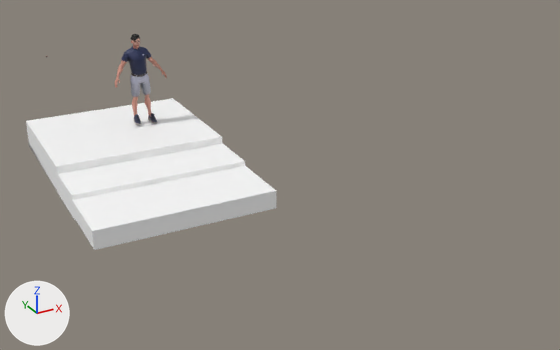
Renders of the FBX model ankle/inversion.fbx from each side of a commit.
Rendered twice from a 50 mm lens placed at (-9.79, -11.0, 6.42), pointed at (-2.8, 1.71, 0.07). The lights are fixed; the arrows at lower left show +X, +Y and +Z. Where no turn or scale is listed for an object, it has been applied to the vertices.

Objects in the first picture: 'New_Game_Object__1_', 'New_Game_Object__2_', 'New_Game_Object__3_', 'Wolf3D_Body', 'Wolf3D_Hair', 'Wolf3D_Head', 'Wolf3D_Outfit_Bottom', 'Wolf3D_Outfit_Footwear', 'Wolf3D_Outfit_Top'.
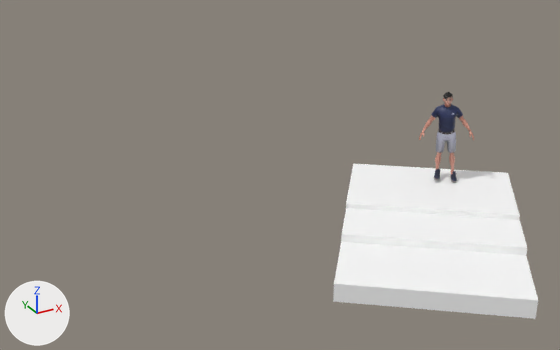
What changed in the scene script:
```text
Change me_scene_010:
    remove me_scene_010.from_pydata(...)  # 25 vertices, 18 faces; spans x -1.93..1.93, y -0.82..0.82, z -0.28..0.28
    add me_scene_010.from_pydata(...)  # 25 vertices, 18 faces; spans x -159.63..159.63, y -23.0..23.0, z -66.86..66.86
    me_scene_010 part 1: 25 of 25 vertices moved; they spanned x -1.93..1.93, y -0.82..0.82, z -0.28..0.28 and now span x -159.63..159.63, y -23.0..23.0, z -66.86..66.86; mean shift (3.65, -15.55, 8.21); largest move (1.9, -0.82, 0.28) -> (159.63, 23.0, 66.86)
Change ob_wolf3d_outfit_top:
    ob_wolf3d_outfit_top.scale: (1.2, 1.2, 1.2) -> (1.0, 1.0, 1.0)
    ob_wolf3d_outfit_top.location: (-4.07, 6.24, -0.01) -> (0.08, 0.01, 0.03)
    ob_wolf3d_outfit_top.rotation_euler: (0.0442, -0.0474, -0.00869) -> (0.0442, -0.0474, -0.647)  # degrees (2.5, -2.7, -0.5) -> degrees (2.5, -2.7, -37)
Change ob_new_game_object__1:
    ob_new_game_object__1.parent: ob_inversion_2 -> ob_inversion3
    ob_new_game_object__1.location: (-401.0, -30.0, -503.1) -> (-23.5, -29.0, 39.1)
    ob_new_game_object__1.scale: (1.0, 1.0, 1.36) -> (1.0, 1.08, 1.0)
Change ob_wolf3d_outfit_footwear:
    ob_wolf3d_outfit_footwear.scale: (1.2, 1.2, 1.2) -> (1.0, 1.0, 1.0)
    ob_wolf3d_outfit_footwear.location: (-4.07, 6.24, 0.01) -> (0.08, 0.01, 0.05)
    ob_wolf3d_outfit_footwear.rotation_euler: (0.0443, 0.0859, -0.00279) -> (0.0443, 0.0859, -0.641)  # degrees (2.5, 4.9, -0.2) -> degrees (2.5, 4.9, -37)
Change ob_new_game_object__3:
    ob_new_game_object__3: bpy.data.objects.new('New_Game_Object__3_', me_scene_011) -> bpy.data.objects.new('New_Game_Object__3_', me_scene_010)
    ob_new_game_object__3.parent: ob_inversion_2 -> ob_inversion3
    ob_new_game_object__3.location: (-400.1, -41.2, -207.0) -> (-22.64, -33.0, 177.9)
    ob_new_game_object__3.scale: (1.0, 0.724, 0.978) -> (1.0, 1.09, 1.0)
Change ob_wolf3d_outfit_bottom:
    ob_wolf3d_outfit_bottom.scale: (1.2, 1.2, 1.2) -> (1.0, 1.0, 1.0)
    ob_wolf3d_outfit_bottom.location: (-4.07, 6.24, -0.01) -> (0.08, 0.01, 0.03)
    ob_wolf3d_outfit_bottom.rotation_euler: (0.0442, -0.0474, -0.00869) -> (0.0442, -0.0474, -0.647)  # degrees (2.5, -2.7, -0.5) -> degrees (2.5, -2.7, -37)
Remove ob_new_game_object__2:
    ob_new_game_object__2 = bpy.data.objects.new('New_Game_Object__2_', me_scene_010)
Change ob_wolf3d_hair:
    ob_wolf3d_hair.scale: (1.2, 1.2, 1.2) -> (1.0, 1.0, 1.0)
    ob_wolf3d_hair.location: (-4.07, 6.24, -0.01) -> (0.08, 0.01, 0.03)
    ob_wolf3d_hair.rotation_euler: (0.0442, -0.0474, -0.00869) -> (0.0442, -0.0474, -0.647)  # degrees (2.5, -2.7, -0.5) -> degrees (2.5, -2.7, -37)
Change ob_wolf3d_body:
    ob_wolf3d_body.scale: (1.2, 1.2, 1.2) -> (1.0, 1.0, 1.0)
    ob_wolf3d_body.location: (-4.07, 6.24, -0.01) -> (0.08, 0.01, 0.03)
    ob_wolf3d_body.rotation_euler: (0.0442, -0.0474, -0.00869) -> (0.0442, -0.0474, -0.647)  # degrees (2.5, -2.7, -0.5) -> degrees (2.5, -2.7, -37)
Change ob_wolf3d_head:
    ob_wolf3d_head.scale: (1.2, 1.2, 1.2) -> (1.0, 1.0, 1.0)
    ob_wolf3d_head.location: (-4.07, 6.24, -0.01) -> (0.08, 0.01, 0.03)
    ob_wolf3d_head.rotation_euler: (0.0442, -0.0474, -0.00869) -> (0.0442, -0.0474, -0.647)  # degrees (2.5, -2.7, -0.5) -> degrees (2.5, -2.7, -37)
Add ob_inversion3:
    ob_inversion3 = bpy.data.objects.new('inversion3', None)
    ob_inversion3.location = (0.0, 0.0, 0.0)
    ob_inversion3.rotation_euler = (1.571, 0.0, -0.658)  # degrees (90, 0, -38)
    ob_inversion3.scale = (0.01, 0.01, 0.01)
Add ob_new_game_object_2:
    ob_new_game_object_2 = bpy.data.objects.new('New_Game_Object_2', me_scene_011_1)  # 27 vertices, 18 faces; spans x -1.71..1.71, y -1.56..1.56, z -0.17..0.17; in mat_default_material (white #ffffff)
    ob_new_game_object_2.location = (-2.1, -2.35, -0.4)
```

Location of each change, (x1, y1, x2, y2) in pixels of the pictures (560 x 350 px; the box of a moved part takes in the faces that stretch with it):
'New_Game_Object__1_', moved, rescaled: before (26, 98, 222, 195); after (346, 164, 520, 220)
'New_Game_Object__3_', reshaped, moved, rescaled: before (72, 166, 276, 250); after (341, 208, 527, 255)
'New_Game_Object_2', added: after (333, 242, 538, 319)
'New_Game_Object__2_', deleted: before (57, 143, 245, 220)
'Wolf3D_Outfit_Top', moved, turned, rescaled: before (121, 46, 151, 75); after (431, 103, 463, 133)
'Wolf3D_Outfit_Bottom', moved, turned, rescaled: before (130, 71, 151, 97); after (436, 129, 456, 153)
'Wolf3D_Body', moved, turned, rescaled: before (115, 57, 167, 117); after (419, 115, 474, 174)
'Wolf3D_Outfit_Footwear', moved, turned, rescaled: before (134, 113, 157, 125); after (434, 169, 457, 183)
'Wolf3D_Head', moved, turned, rescaled: before (131, 38, 140, 49); after (443, 96, 453, 107)
'Wolf3D_Hair', moved, turned, rescaled: before (131, 34, 140, 41); after (443, 92, 453, 99)
part 1 of me_scene_010, moved or reshaped: before (57, 143, 245, 220); after (341, 208, 527, 255)
